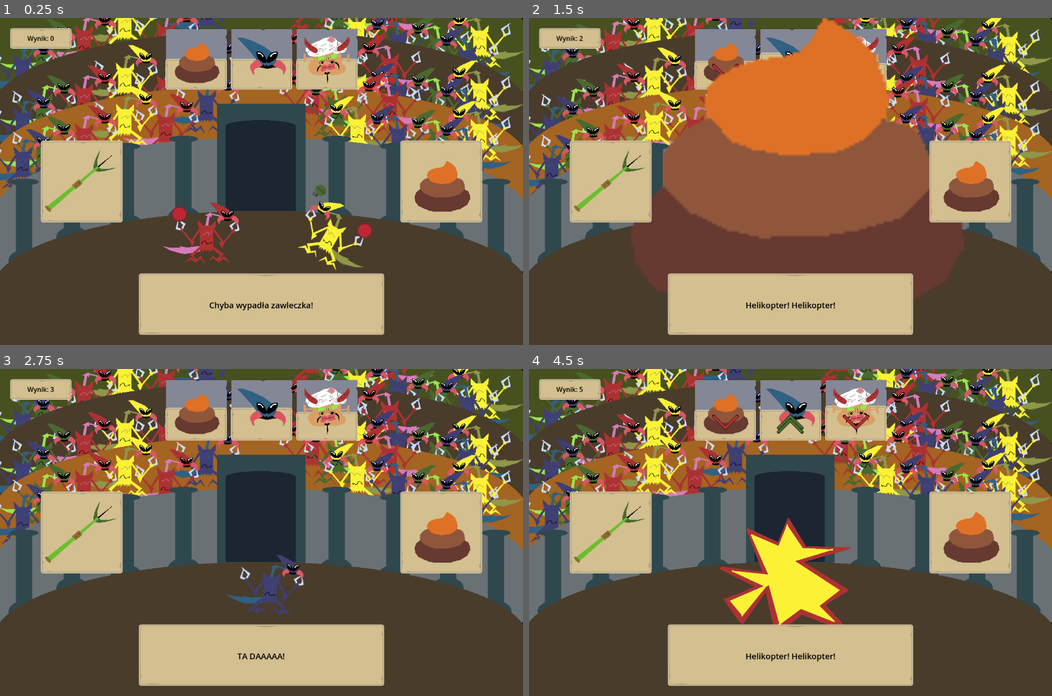
Above: before the commit, frames 1-4 (two rows, left to right).
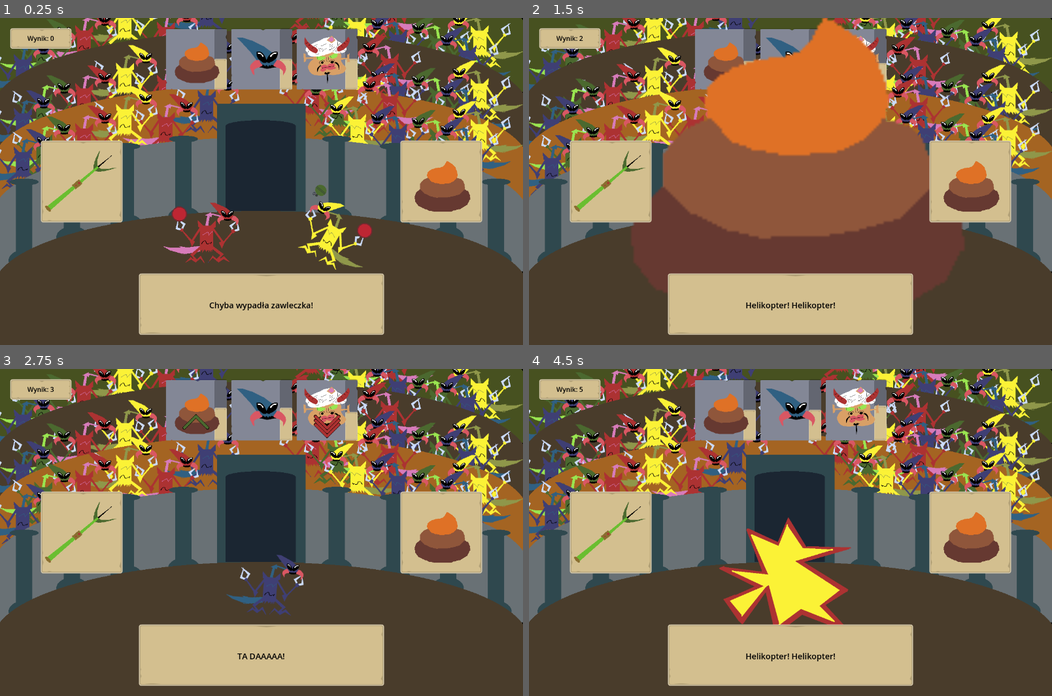
Above: after the commit, the same moments.

Repository: P1X-in/space-tricks
Game: Godot game, scene res://scenes/main.tscn
The game is run twice, just before and just after one commit, with the same random seed, the same clock (stepped at 60 frames per second) and the same inputs.
Inputs (mouse positions are in pixels of both pictures, inside the frame that each line leads up to):
- Up to frame 1 (0.25 s): no input
- Up to frame 2 (1.5 s): click (612, 181) at 0.5 s; tap Enter at 1.25 s; move the mouse to (905, 165) at 1.27 s; hold Right (ui_right) from 1.28 s (still down); tap F at 1.35 s
- Up to frame 3 (2.75 s): move the mouse to (156, 548) at 2.02 s; release Right (ui_right) at 2.03 s; hold Left (ui_left) from 2.03 s (still down); tap F at 2.1 s
- Up to frame 4 (4.5 s): move the mouse to (842, 460) at 2.77 s; release Left (ui_left) at 2.78 s; hold Right (ui_right) 2.78-4.28 s; tap F at 2.85, 3.6, 4.35 s; move the mouse to (764, 597) at 3.52 s; move the mouse to (947, 581) at 4.27 s; hold Left (ui_left) from 4.28 s (still down)

The runs differ from the first frame. In frame 1, 2.4% of the frame differs, in the area x 31-69%, y 3-22%; in frame 2, 0.8%; in frame 3, 2.5%; in frame 4, 2.5%.

Commit message:
UI fixes

Diff:
--- a/scenes/elements/resource.gd
+++ b/scenes/elements/resource.gd
@@ -4,6 +4,7 @@
 signal max_reached(message: String)
 
 @onready var bar: NinePatchRect = $"fill"
+@onready var bar2: ProgressBar = $"ProgressBar"
 @onready var chevrons: Dictionary = {
 	"up": {
 		0: $"chevrons/chevron_up0",
@@ -30,6 +31,7 @@
 # Called when the node enters the scene tree for the first time.
 func _ready() -> void:
 	self.current_value = self.starting_value
+	self.bar2.set_max(self.max_value)
 
 
 func reset_value() -> void:
@@ -41,6 +43,7 @@
 func set_progress(value: int) -> void:
 	var normalised_value: int = clampi(value, 0, self.max_value)
 	self.bar.size.y = self.step * normalised_value
+	self.bar2.set_value(value)
 
 
 func add_resource(value: int=1) -> void:
--- a/scenes/elements/resource.tscn
+++ b/scenes/elements/resource.tscn
@@ -1,10 +1,13 @@
-[gd_scene load_steps=6 format=3 uid="uid://ynkbs0sacl3o"]
+[gd_scene load_steps=7 format=3 uid="uid://ynkbs0sacl3o"]
 
 [ext_resource type="Script" path="res://scenes/elements/resource.gd" id="1_ay64k"]
 [ext_resource type="Texture2D" uid="uid://dich6oaty3kqu" path="res://assets/gfx/ui/sub_panel.png" id="2_cb443"]
 [ext_resource type="Texture2D" uid="uid://3kinm8tyygk7" path="res://assets/gfx/ui/sub_panel2.png" id="3_xc5i4"]
 [ext_resource type="Texture2D" uid="uid://cvqy21wp8hw8v" path="res://assets/gfx/ui/chevron_r.png" id="4_0yab3"]
 [ext_resource type="Texture2D" uid="uid://yincdeeavmq4" path="res://assets/gfx/ui/chevron_g.png" id="5_uowqd"]
+
+[sub_resource type="StyleBoxTexture" id="StyleBoxTexture_f8td0"]
+texture = ExtResource("3_xc5i4")
 
 [node name="Resource" type="Node2D"]
 script = ExtResource("1_ay64k")
@@ -21,6 +24,7 @@
 patch_margin_bottom = 16
 
 [node name="fill" type="NinePatchRect" parent="."]
+visible = false
 offset_left = 75.0
 offset_top = 75.0
 offset_right = 225.0
@@ -31,6 +35,18 @@
 patch_margin_top = 16
 patch_margin_right = 16
 patch_margin_bottom = 16
+
+[node name="ProgressBar" type="ProgressBar" parent="."]
+offset_left = 45.0
+offset_top = 75.0
+offset_right = 195.0
+offset_bottom = 105.0
+rotation = -1.5708
+theme_override_styles/fill = SubResource("StyleBoxTexture_f8td0")
+max_value = 30.0
+step = 1.0
+value = 15.0
+show_percentage = false
 
 [node name="icon" type="Sprite2D" parent="."]
 
--- a/scenes/main.gd
+++ b/scenes/main.gd
@@ -50,7 +50,7 @@
 	self.current_trick.trick()
 
 	self.message.set_text(self.current_trick.get_random_message())
-	self._on_mouse_exited()
+
 	if self.current_hover == "kill":
 		self._on_kill_mouse_entered()
 	if self.current_hover == "gold":
@@ -71,12 +71,16 @@
 	self._apply_resource_change(self.current_trick.kill_outcome)
 	self._increase_score()
 	$"board/animations".play("explode")
+	for resource: Node2D in self.resources.values():
+		resource.clear_hint()
 
 
 func _on_gold_pressed() -> void:
 	self._apply_resource_change(self.current_trick.gold_outcome)
 	self._increase_score()
 	$"board/animations".play("poo")
+	for resource: Node2D in self.resources.values():
+		resource.clear_hint()
 
 
 func _on_mouse_exited() -> void:
--- a/scenes/main.tscn
+++ b/scenes/main.tscn
@@ -451,7 +451,7 @@
 zero_message = "Zbankrutowałeś!"
 max_message = "Ogarnęło Cię szaleństwo od nadmiaru bogactw!"
 
-[node name="icon" parent="board/resources/gold" index="2"]
+[node name="icon" parent="board/resources/gold" index="3"]
 scale = Vector2(0.8, 0.8)
 texture = ExtResource("16_vcwqo")
 
@@ -460,7 +460,7 @@
 zero_message = "Wściekły lud rozerwał Cię na strzępy!"
 max_message = "Rozentuzjazmowany lud przejął władzę!"
 
-[node name="icon" parent="board/resources/happiness" index="2"]
+[node name="icon" parent="board/resources/happiness" index="3"]
 scale = Vector2(0.8, 0.8)
 texture = ExtResource("12_d2ijk")
 
@@ -469,7 +469,7 @@
 zero_message = "Sułtan umarł z nudów!"
 max_message = "Sułtan dostał zawału serca!"
 
-[node name="icon" parent="board/resources/boredom" index="2"]
+[node name="icon" parent="board/resources/boredom" index="3"]
 scale = Vector2(0.6, 0.6)
 texture = ExtResource("13_re8ta")
 
@@ -656,9 +656,9 @@
 anchor_top = 0.5
 anchor_right = 0.5
 anchor_bottom = 0.5
-offset_left = -300.0
+offset_left = -500.0
 offset_top = -100.0
-offset_right = 300.0
+offset_right = 500.0
 offset_bottom = 100.0
 grow_horizontal = 2
 grow_vertical = 2
